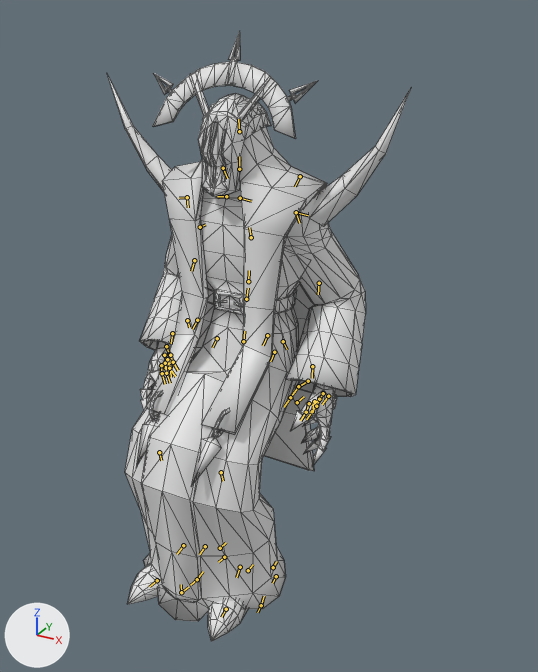
The Blender file assets-src/rooms/tavern/creature-clips/Cultist.blend as it was, and as the next commit left it.
Rendered twice from a 50 mm lens placed at (0.54, -0.906, 0.793), pointed at (0.052, -0.019, 0.35). The axes (+X, +Y, +Z) are drawn at lower left. The lights are the same throughout. The picture after the commit comes second. Both versions are drawn at frame 4 of the action 'SitArmWrestle'; the numbers are the values there. The bones that change, and the others that lie on the model, are drawn over the model as lines. Mesh edges are drawn as thin lines.

In view in the first picture: 'CultistSourceMesh'.
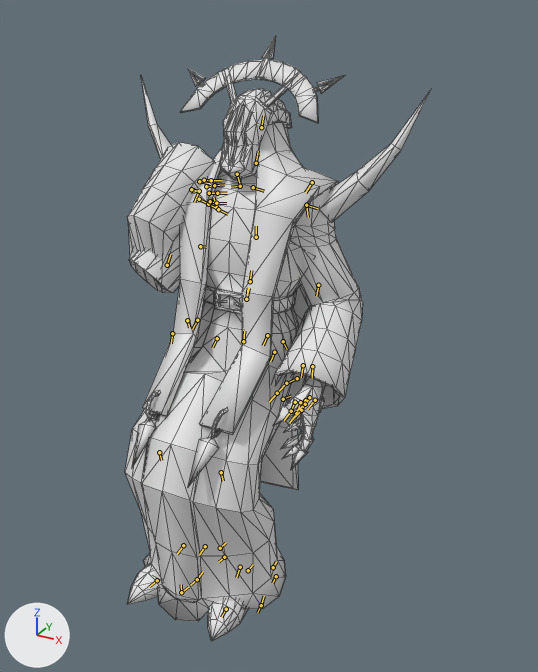
Edits to the bpy script that builds the scene:
```text
Change bone_spine:
    where bone_spine = bpy.data.objects['Cultist'].pose.bones['spine']  # child of 'hips'
    bone_spine.rotation_quaternion: (1.0, 0.0, 0.0, 0.0) -> (0.997, -0.081, 0.0, 0.0)  # degrees (0, 0, 0) -> degrees (-9, 0, 0)
Change bone_chest_1:
    where bone_chest_1 = bpy.data.objects['Cultist'].pose.bones['chest-1']  # child of 'chest'
    bone_chest_1.rotation_quaternion: (1.0, 0.0, 0.0, 0.0) -> (0.998, -0.066, 0.0, 0.0)  # degrees (0, 0, 0) -> degrees (-8, 0, 0)
Change bone_upper_arm_r:
    where bone_upper_arm_r = bpy.data.objects['Cultist'].pose.bones['upper_arm.R']  # child of 'shoulder.R'
    bone_upper_arm_r.rotation_quaternion: (0.95, -0.025, 0.023, -0.309) -> (0.962, -0.247, 0.001, -0.115)  # degrees (-4, 2, -36) -> degrees (-28, -3, -13)
Change bone_forearm_r:
    where bone_forearm_r = bpy.data.objects['Cultist'].pose.bones['forearm.R']  # child of 'upper_arm.R'
    bone_forearm_r.rotation_quaternion: (0.994, -0.067, -0.027, -0.087) -> (0.367, -0.52, 0.071, 0.768)  # degrees (-7, -4, -10) -> degrees (-31, 58, 111)
Change bone_hand_r:
    where bone_hand_r = bpy.data.objects['Cultist'].pose.bones['hand.R']  # child of 'forearm.R'
    bone_hand_r.rotation_quaternion: (0.978, 0.166, -0.112, 0.063) -> (0.792, -0.489, -0.221, 0.291)  # degrees (19, -14, 5) -> degrees (-65, -4, 43)
```

Boxes [x1, y1, x2, y2] around the edits, measured in the pictures (538 x 672 px):
'CultistSourceMesh', posed: before [107, 31, 410, 642]; after [125, 35, 430, 642]
bone 'spine', root to tip: before (246, 299) to (248, 288); after (246, 299) to (249, 288)
bone 'chest-1', root to tip: before (251, 237) to (249, 227); after (256, 237) to (256, 226)
bone 'upper_arm.R', root to tip: before (187, 197) to (188, 207); after (199, 191) to (194, 202)
bone 'forearm.R', root to tip: before (194, 260) to (191, 271); after (167, 265) to (170, 254)
bone 'hand.R', root to tip: before (172, 333) to (171, 343); after (191, 189) to (198, 191)
